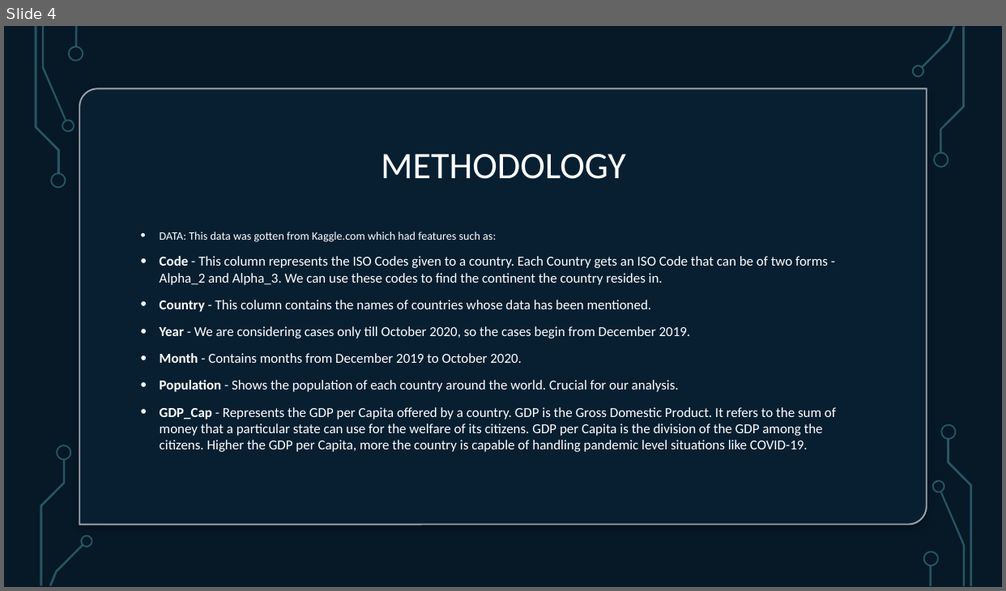
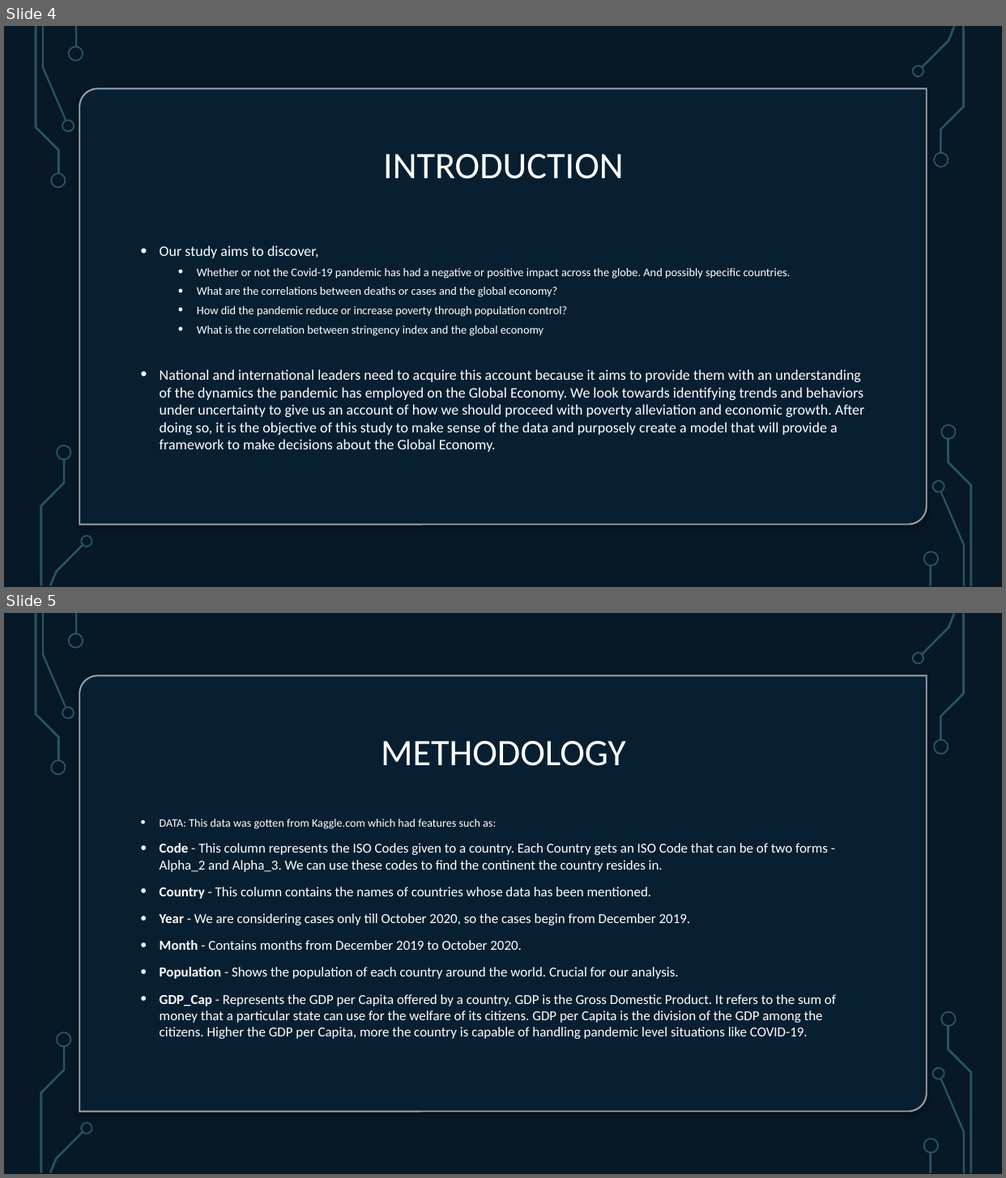
Before and after one commit to HamoyeHQ/Covid19-impact, a slide deck: Hamoye- Impact of COVID.pptx. Shown one above the other, each under a label of ours: slide 4 before the commit, slides 4 and 5 after it. The pictures are 1006x591 and 1006x1178 pixels, drawn with LibreOffice and Linux fonts; fonts in the diff are those of the drawing; background and template pictures are left out. Boxes give left, top, right and bottom in pixels: in the first picture for what was removed or moved away, otherwise in the second. Text is boxed around its words. In the diff, an @@ line names an element or a change of style, - is before the commit and + after.

```diff
--- a/Hamoye- Impact of COVID.pptx
+++ b/Hamoye- Impact of COVID.pptx
@@ slide 4 added at (4,26,1002,587), background picture (left out); not listed: 17 template elements that a slide beside it also shows @@
@@ rectangle added at (4,26,1002,587), fill #000000 @@
@@ rectangle added at (4,26,1002,587), fill #092338 at 70% opacity @@
@@ group added at (35,26,83,189): 5 freeform shapes, 1 rectangle @@
@@ group added at (911,26,965,168): 4 freeform shapes @@
@@ round diag rect added at (79,89,927,525), fill #092338 at 80% opacity, outline #FFFFFF 1.5 pt @@
@@ title added at (383,154,623,179), 36 pt, text #FFFFFF @@
+INTRODUCTION
@@ text added at (160,246,865,452), 14 pt, text #FFFFFF @@
+• Our study aims to discover,
+  • Whether or not the Covid-19 pandemic has had a negative or positive impact across the globe. And possibly specific countries.
+  • What are the correlations between deaths or cases and the global economy?
+  • How did the pandemic reduce or increase poverty through population control?
+  • What is the correlation between stringency index and the global economy
+• National and international leaders need to acquire this account because it aims to provide them with an understanding of the dynamics the pandemic has employed on the Global Economy. We look towards identifying trends and behaviors under uncertainty to give us an account of how we should proceed with poverty alleviation and economic growth. After doing so, it is the objective of this study to make sense of the data and purposely create a model that will provide a framework to make decisions about the Global Economy.
@@ group added at (40,446,93,587): 4 freeform shapes @@
@@ group added at (923,425,973,587): 5 freeform shapes, 1 rectangle @@
@@ what was slide 4 is now slide 5 @@
```
Also in this commit, not shown: 1 slide changed, 5 other slides added.
